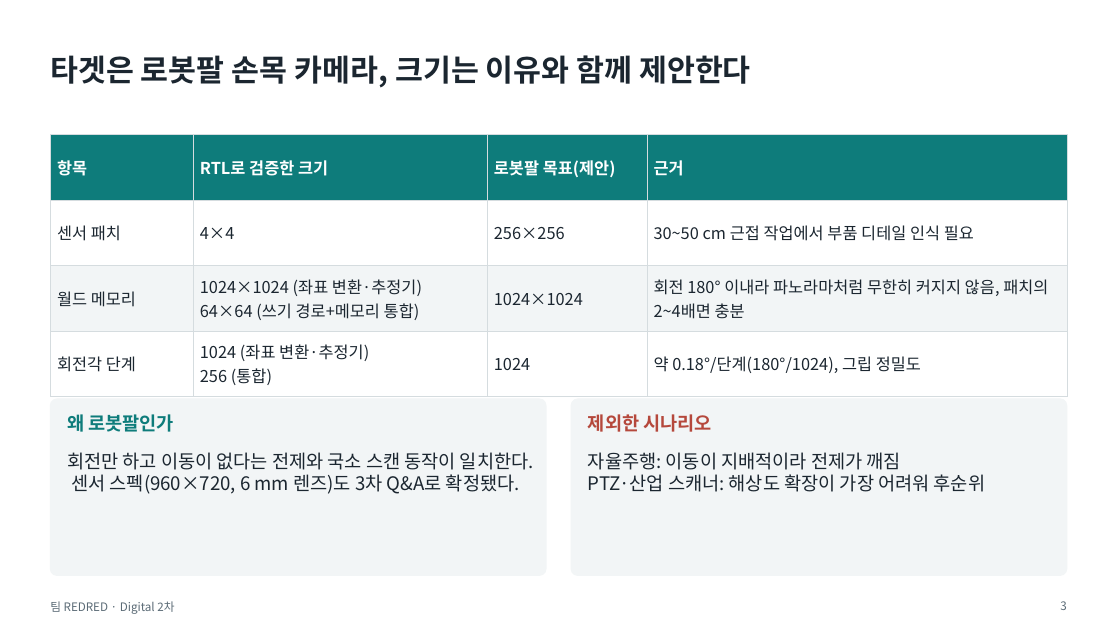
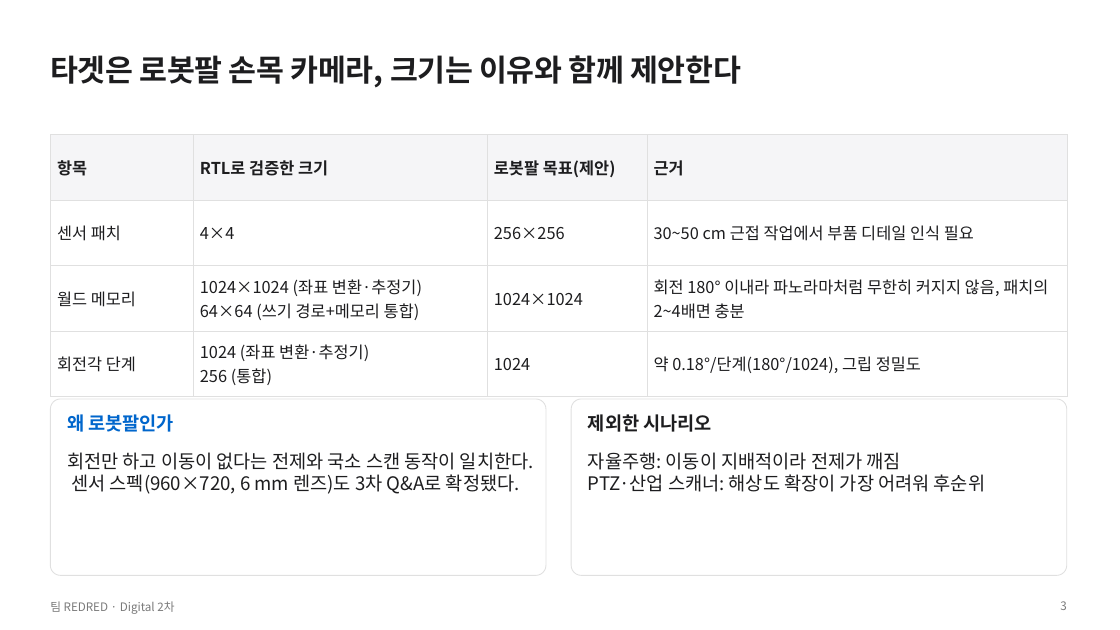
Before and after one commit to GangHeeJo/AI-SEMI, a slide deck: slide 3 of submission/REDRED_2차_발표자료.pptx. Drawn at 1120x630 pixels with LibreOffice and Linux fonts; fonts in the diff are those of the drawing. Boxes give left, top, right and bottom in pixels: in the first picture for what was removed or moved away, otherwise in the second. Text is boxed around its words. In the diff, an @@ line names an element or a change of style, - is before the commit and + after.

```diff
--- a/submission/REDRED_2차_발표자료.pptx
+++ b/submission/REDRED_2차_발표자료.pptx
@@ text "타겟은 로봇팔 손목 카메라, 크기는 ..." at (x1=50, y1=55, x2=741, y2=88): text colour #1B2630 to #1D1D1F, letter spacing 0 to -0.3 pt @@
@@ table at (x1=50, y1=134, x2=1067, y2=389) @@
@@ fill #0E7C7B to #F5F5F7 in row 1 @@
@@ fill #F2F5F6 to #FFFFFF in row 3 @@
@@ text colour #FFFFFF to #1D1D1F in "항목", "RTL로 검증한 크기", "로봇팔 목표(제안)", "근거" @@
@@ text colour #1B2630 to #1D1D1F in "센서 패치", "4×4", "256×256", "30~50 cm 근접 작업에서 부품 디테일 인식 ..." and 10 more places @@
@@ borders changed @@
@@ rounded rectangle at (x1=50, y1=399, x2=546, y2=576): fill #F2F5F6 to #FFFFFF; outline #F2F5F6 1 pt to #E0E0E0 0.75 pt; proportions changed @@
@@ text "왜 로봇팔인가" at (x1=67, y1=414, x2=174, y2=432): text colour #0E7C7B to #0066CC @@
@@ rounded rectangle at (x1=571, y1=399, x2=1067, y2=576): fill #F2F5F6 to #FFFFFF; outline #F2F5F6 1 pt to #E0E0E0 0.75 pt; proportions changed @@
@@ text "제외한 시나리오" at (x1=588, y1=414, x2=713, y2=432): text colour #B5483C to #1D1D1F @@
@@ text "회전만 하고 이동이 없다는 전제와 ..." at (x1=67, y1=452, x2=534, y2=494): text colour #1B2630 to #1D1D1F @@
@@ text "자율주행: 이동이 지배적이라 전제가 깨짐" at (x1=588, y1=452, x2=985, y2=492): text colour #1B2630 to #1D1D1F @@
@@ text "팀 REDRED · Digital 2차" at (x1=50, y1=601, x2=174, y2=614): text colour #5B6B76 to #7A7A7A @@
@@ page number at (x1=1060, y1=601, x2=1066, y2=610): text colour #5B6B76 to #7A7A7A @@
```
Also in this commit, not shown: 18 other slides changed, 13 other files.
